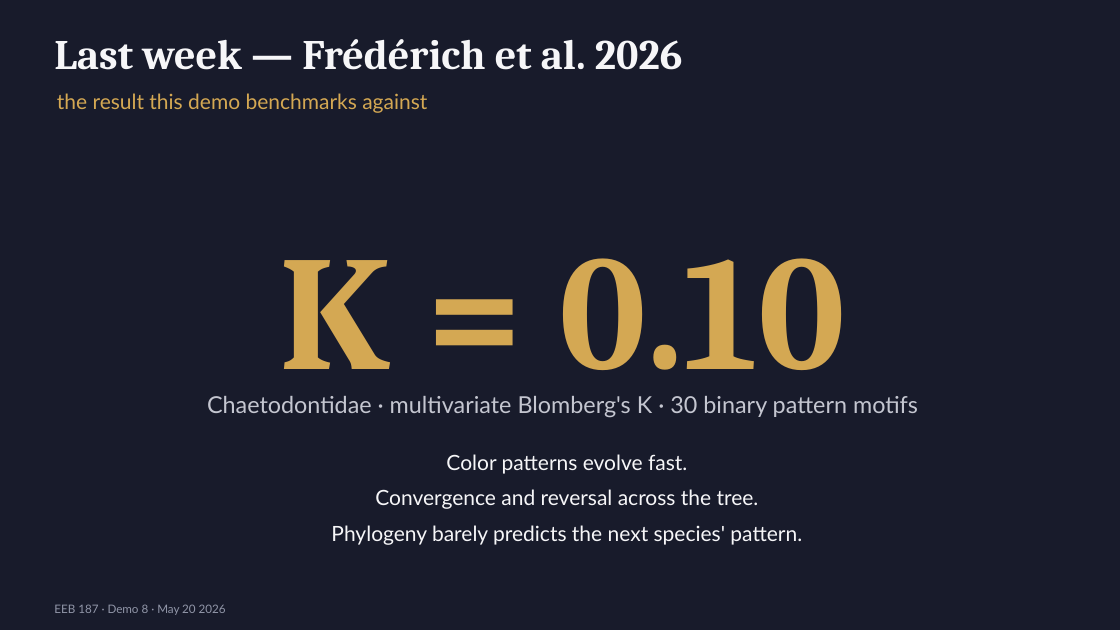
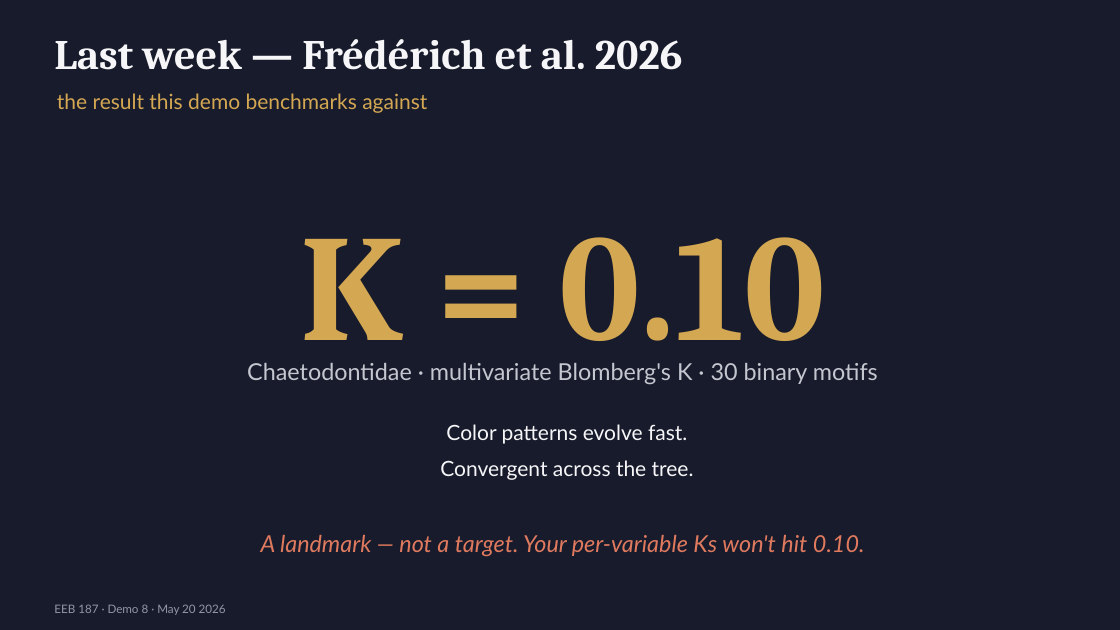
Before and after one commit to michaelalfaro/eeb187-demos, a slide deck: slide 3 of demo8/slides/demo8-intro-slides.pptx. Drawn at 1120x630 pixels with LibreOffice and Linux fonts; fonts in the diff are those of the drawing. Boxes give left, top, right and bottom in pixels: in the first picture for what was removed or moved away, otherwise in the second. Text is boxed around its words. In the diff, an @@ line names an element or a change of style, - is before the commit and + after.

```diff
--- a/demo8/slides/demo8-intro-slides.pptx
+++ b/demo8/slides/demo8-intro-slides.pptx
@@ text "K = 0.10": place and size @@
-text "K = 0.10" at bbox=[280, 258, 845, 403]
+text "K = 0.10" at bbox=[300, 237, 826, 372]
@@ text "K = 0.10" at bbox=[300, 237, 826, 372]: size 140 to 130 pt @@
@@ text at bbox=[247, 363, 878, 385]: text changed @@
-Chaetodontidae · multivariate Blomberg's K · 30 binary pattern motifs
+Chaetodontidae · multivariate Blomberg's K · 30 binary motifs
@@ text "Color patterns evolve fast.": place and size @@
-text "Color patterns evolve fast." at bbox=[331, 454, 802, 545]
+text "Color patterns evolve fast." at bbox=[440, 424, 694, 480]
@@ text at bbox=[440, 460, 694, 480]: text changed @@
-Convergence and reversal across the tree.
-Phylogeny barely predicts the next species' pattern.
+Convergent across the tree.
@@ text added at bbox=[261, 535, 865, 557], 20 pt, text #E07A5F, italic @@
+A landmark — not a target. Your per-variable Ks won't hit 0.10.
```
Also in this commit, not shown: 1 other slide changed, 9 other files.
